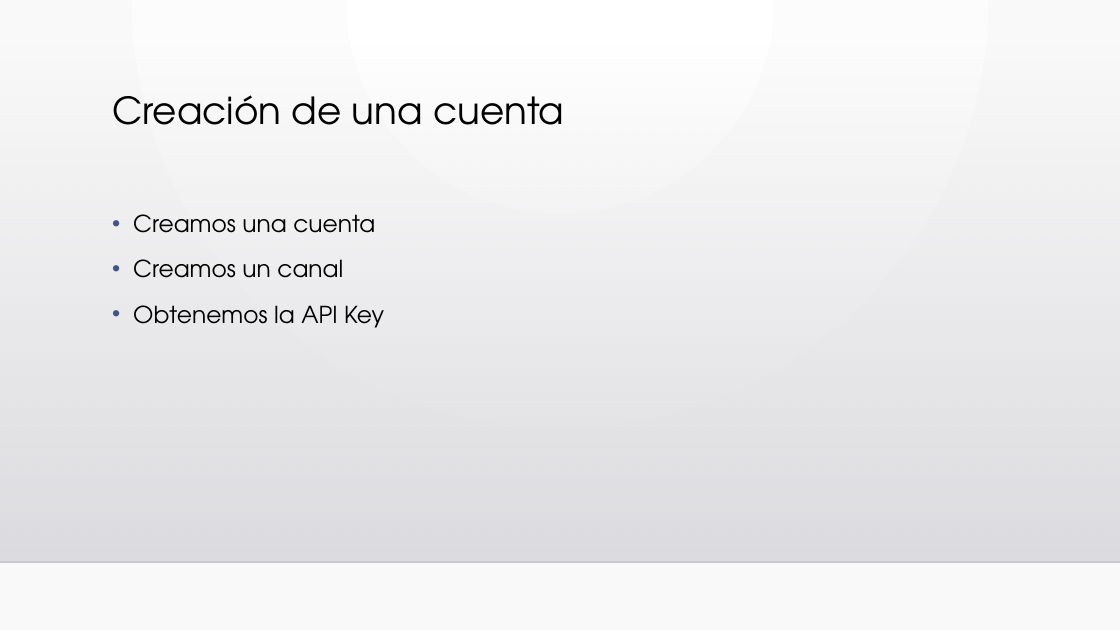
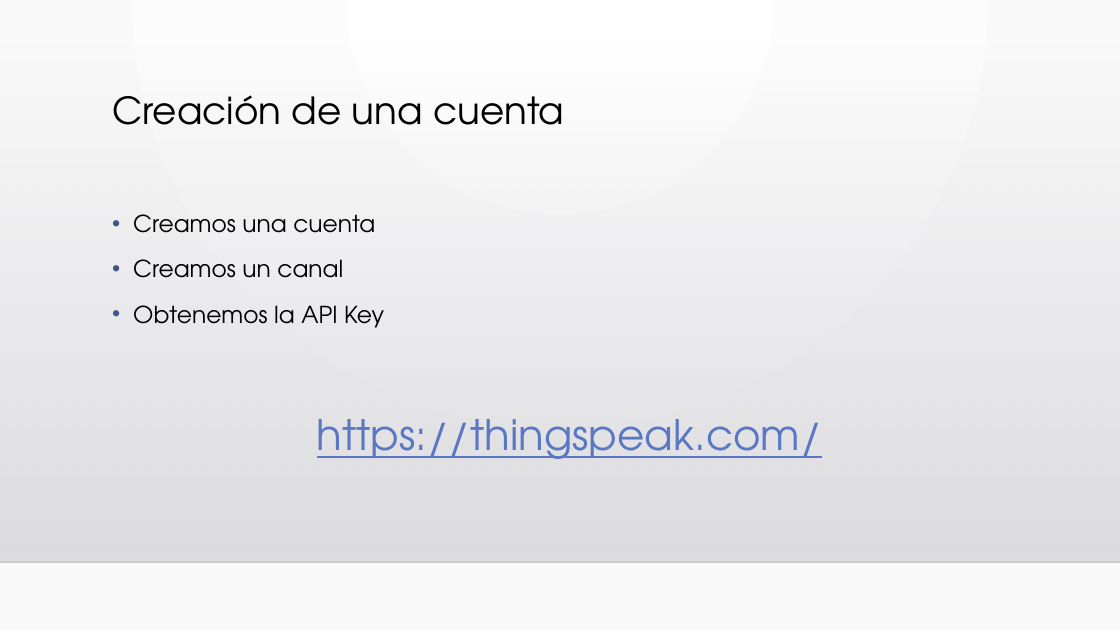
Before and after one commit to jaimelaborda/Planta-Twittera, a slide deck: slide 24 of Taller Introducción a IoT.pptx. Drawn at 1120x630 pixels with LibreOffice and Linux fonts; fonts in the diff are those of the drawing; background and template pictures are left out. Boxes give left, top, right and bottom in pixels: in the first picture for what was removed or moved away, otherwise in the second. Text is boxed around its words. In the diff, an @@ line names an element or a change of style, - is before the commit and + after.

```diff
--- a/Taller Introducción a IoT.pptx
+++ b/Taller Introducción a IoT.pptx
@@ text added at bbox=[317, 419, 822, 459], 36 pt, text #5977C4, underline @@
+https://thingspeak.com/
```
Also in this commit, not shown: 2 other slides changed, 2 other files.
